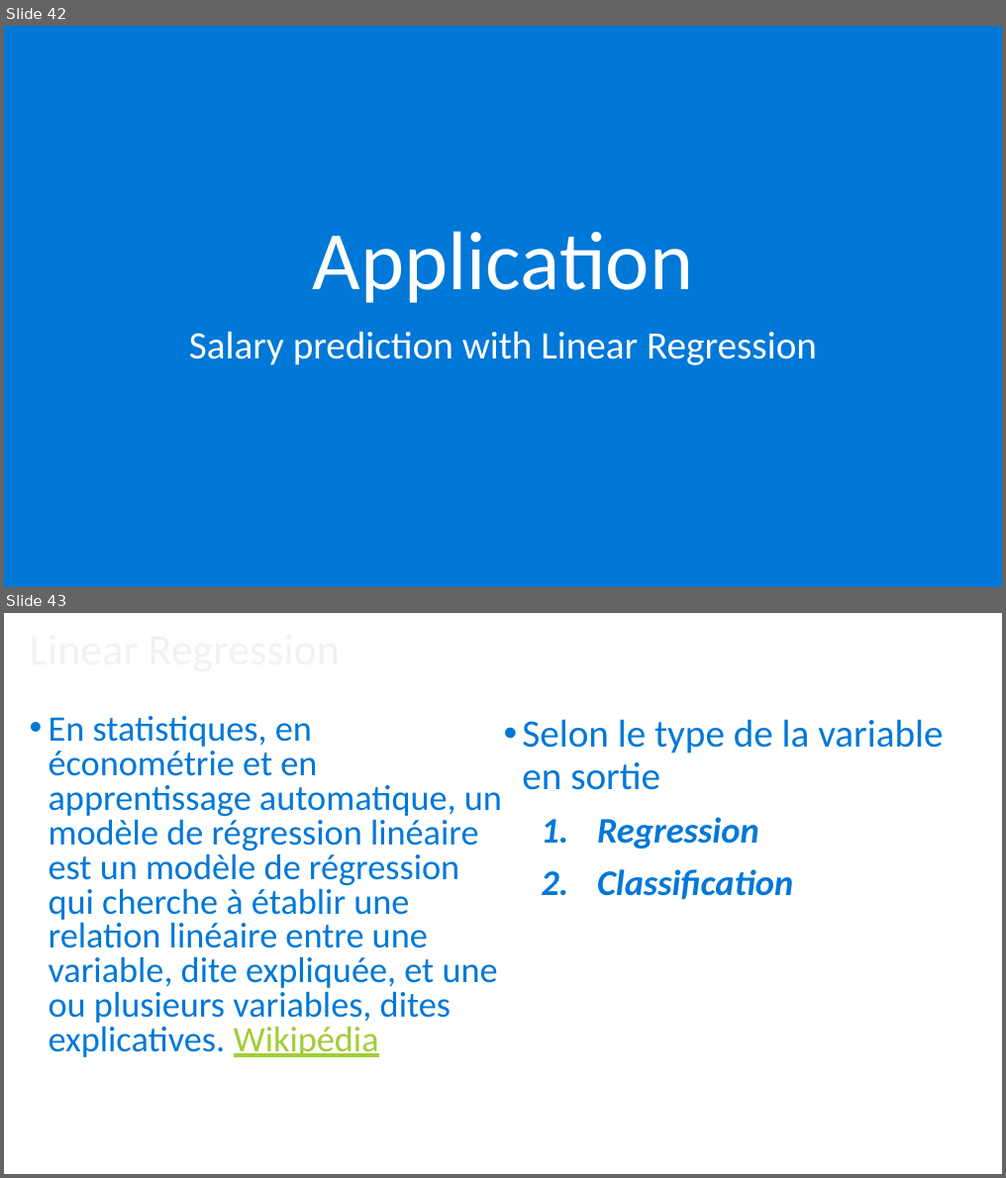
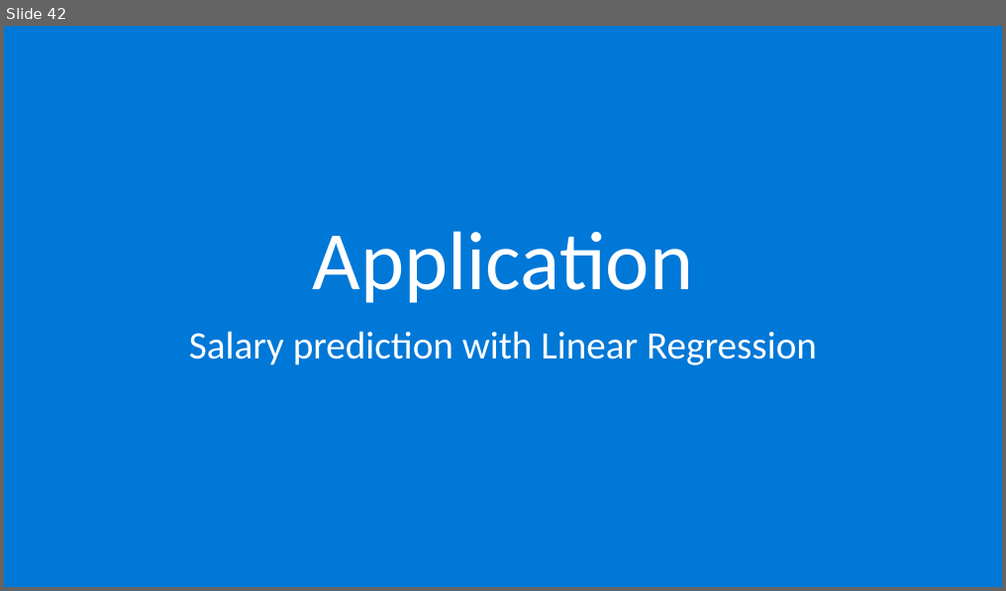
Before and after one commit to nathanbangwa243/Linear-Algebra2, a slide deck: Linear-Algebra2.pptx. Shown one above the other, each under a label of ours: slides 42 and 43 before the commit, slide 42 after it. The pictures are 1006x1178 and 1006x591 pixels, drawn with LibreOffice and Linux fonts; fonts in the diff are those of the drawing; background and template pictures are left out. Boxes give left, top, right and bottom in pixels: in the first picture for what was removed or moved away, otherwise in the second. Text is boxed around its words. In the diff, an @@ line names an element or a change of style, - is before the commit and + after.

```diff
--- a/Linear-Algebra2.pptx
+++ b/Linear-Algebra2.pptx
@@ slide 43 removed at (x1=4, y1=613, x2=1002, y2=1174), background picture (left out) @@
@@ title removed at (x1=29, y1=628, x2=858, y2=671) @@
-Linear Regression
@@ text removed at (x1=49, y1=716, x2=502, y2=1058) @@
-• En statistiques, en économétrie et en apprentissage automatique, un modèle de régression linéaire est un modèle de régression qui cherche à établir une relation linéaire entre une variable, dite expliquée, et une ou plusieurs variables, dites explicatives. Wikipédia
@@ text removed at (x1=522, y1=719, x2=943, y2=900) @@
-• Selon le type de la variable en sortie
-  1. Regression
-  2. Classification
```
Also in this commit, not shown: 3 slides changed, 5 other slides removed.
